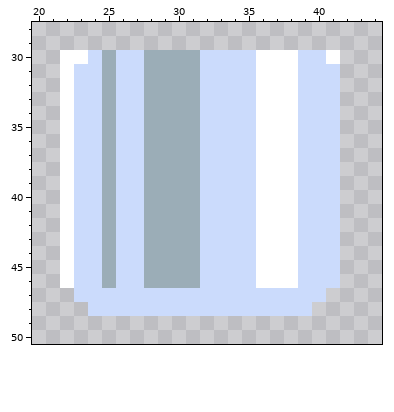
File history of a pixel-art file, Assets/Sprites/Empty Glasses/whiskey-glass.aseprite. Above is the file before it was changed.
64x64 pixels, 1 frame. Shown: x 20..44, y 28..50.
The result:
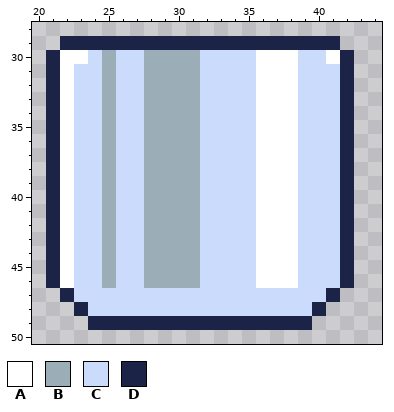
Palette (. is transparent): A #ffffff  B #9badb7  C #cbdbfc  D #1b2447
Changes in this commit:
Changed rows in their new state; - is an unchanged pixel.
first column x 21:
29 -DDDDDDDDDDDDDDDDDDDD-
30 D--------------------D
31 D--------------------D
32 D--------------------D
33 D--------------------D
34 D--------------------D
35 D--------------------D
36 D--------------------D
37 D--------------------D
38 D--------------------D
39 D--------------------D
40 D--------------------D
41 D--------------------D
42 D--------------------D
43 D--------------------D
44 D--------------------D
45 D--------------------D
46 D--------------------D
47 -D------------------D-
48 --D----------------D--
49 ---DDDDDDDDDDDDDDDD---
Where, in picture pixels (left, top, right, bottom), the same in both pictures:
added: (46, 36, 354, 330)
